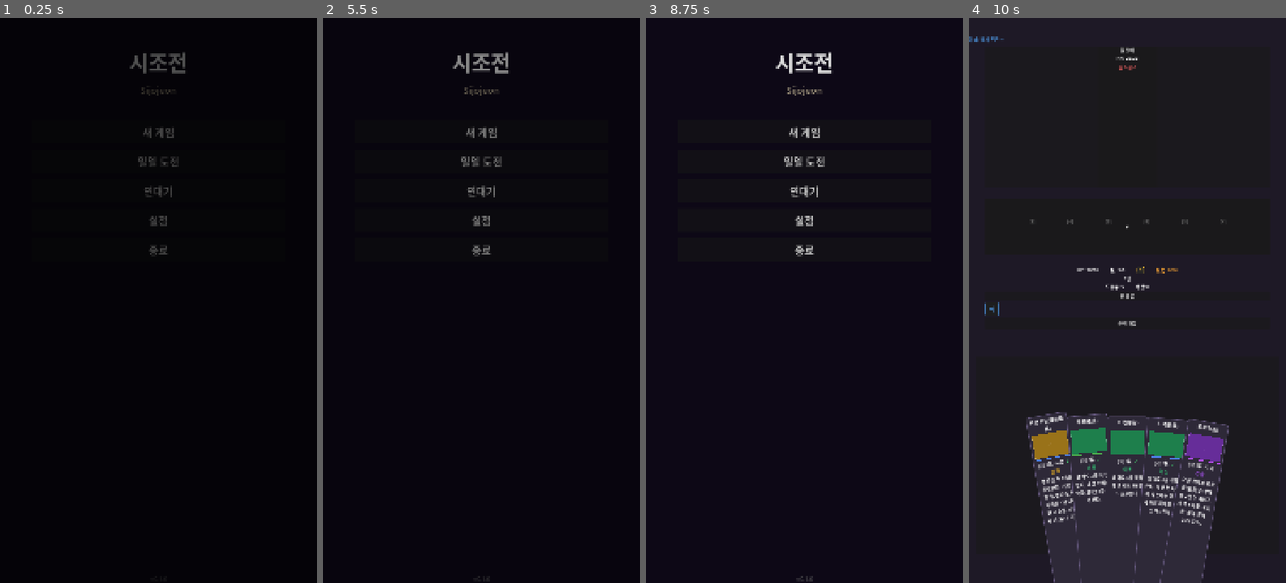
Above: before the commit, frames 1-4 (left to right).
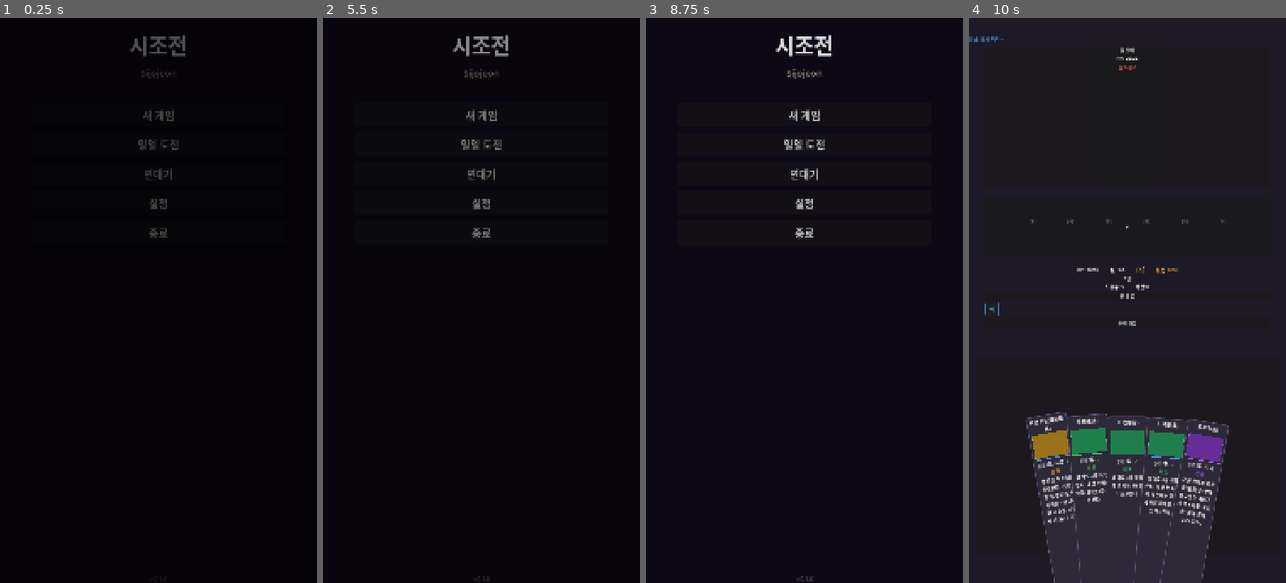
Above: after the commit, the same moments.

Repository: dongmin1213/Sijojeon
Game: Godot game, scene res://scenes/title/title_screen.tscn
Two runs of this game, one before a commit and one after it. Both use one fixed random seed, a clock stepped at 60 frames per second and the inputs below.
Inputs:
- Up to frame 1 (0.25 s): no input
- Up to frame 2 (5.5 s): click "새 게임" at 0.5 s; click "튜토리얼 시작" at 1.25 s; click "▼" at 2 s; click "다음" at 2.75 s; click "다음" at 3.5 s; click "튜토리얼 건너뛰기" at 4.25 s; click "뒤로" at 5 s
- Up to frame 3 (8.75 s): click "새 게임" at 5.75 s; click "업적 (0/32)" at 6.5 s; click "닫기" at 7.25 s; click "뒤로" at 8 s
- Up to frame 4 (10 s): click "일일 도전" at 8.75 s; click "X 전투" at 9.5 s

The runs differ from the first frame. In frame 1, 1.4% of the frame differs, in the area x 40-59%, y 3-42%; in frame 2, 1.7%; in frame 3, 1.8%, in the area x 40-59%, y 3-43%; in frame 4, nothing differs.

Commit message:
타이틀 화면 상단 여백 추가 축소 (ZER-181)
VBoxContainer anchor_top을 0.05 → 0.02로 줄여
타이틀 로고를 상단에 더 가깝게 배치, 공간 활용 개선.

Co-Authored-By: Paperclip <noreply@paperclip.ing>

Diff:
--- a/scenes/title/title_screen.tscn
+++ b/scenes/title/title_screen.tscn
@@ -21,7 +21,7 @@
 [node name="VBoxContainer" type="VBoxContainer" parent="."]
 layout_mode = 1
 anchor_left = 0.1
-anchor_top = 0.05
+anchor_top = 0.02
 anchor_right = 0.9
 anchor_bottom = 0.85
 grow_horizontal = 2
